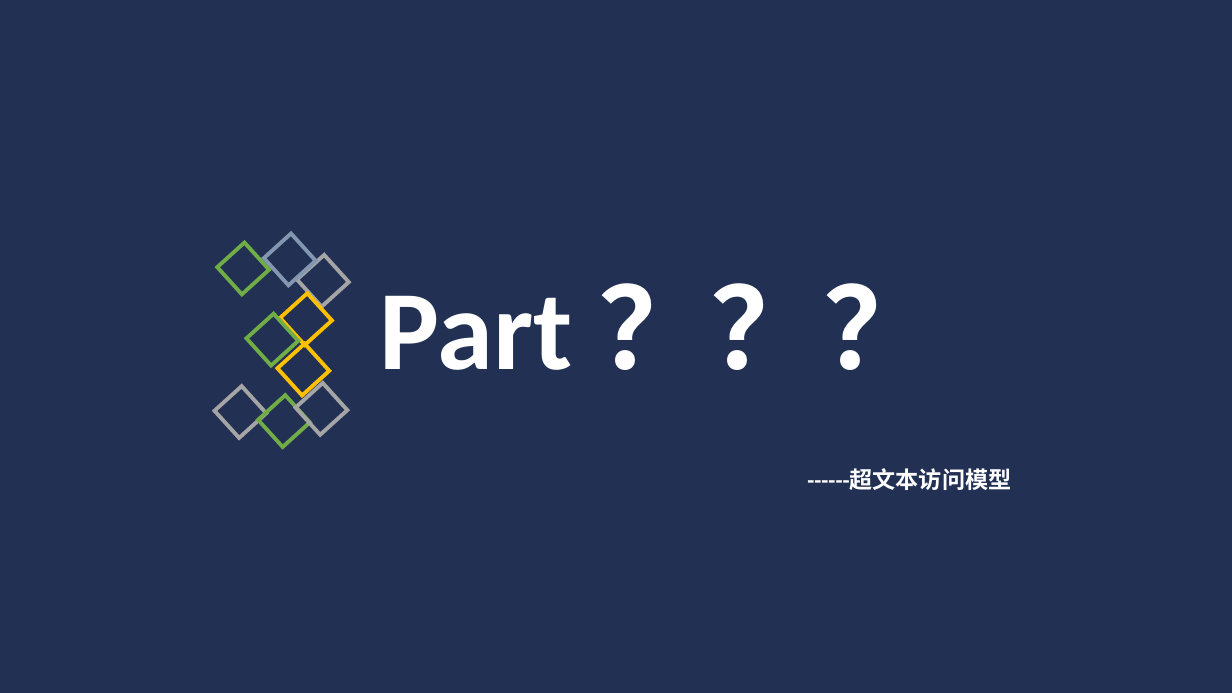
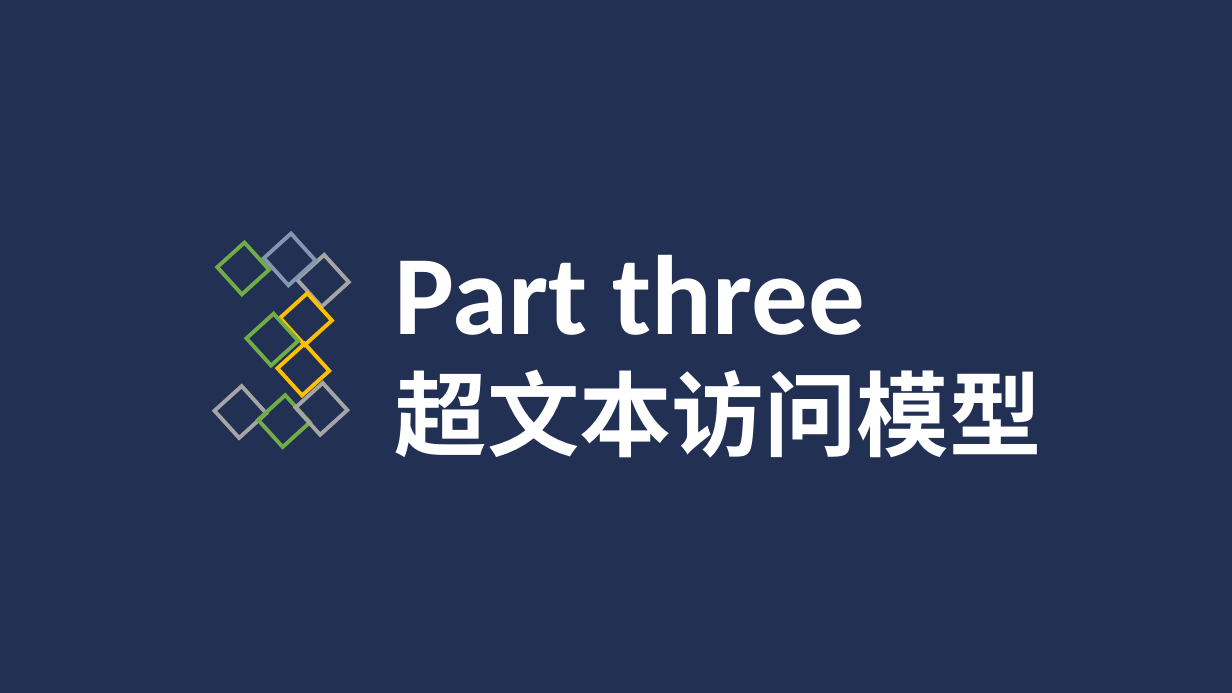
Before and after one commit to Glossy/WebEngineering, a slide deck: slide 6 of docs/应用建模.pptx. Drawn at 1232x693 pixels with LibreOffice and Linux fonts; fonts in the diff are those of the drawing. Boxes give left, top, right and bottom in pixels: in the first picture for what was removed or moved away, otherwise in the second. Text is boxed around its words. In the diff, an @@ line names an element or a change of style, - is before the commit and + after.

```diff
--- a/docs/应用建模.pptx
+++ b/docs/应用建模.pptx
@@ text at (395, 254, 1042, 458): text changed @@
-Part ？？？
+Part three
+超文本访问模型
@@ text removed at (807, 469, 1011, 490) @@
-------超文本访问模型
```
Also in this commit, not shown: 4 other slides changed.
